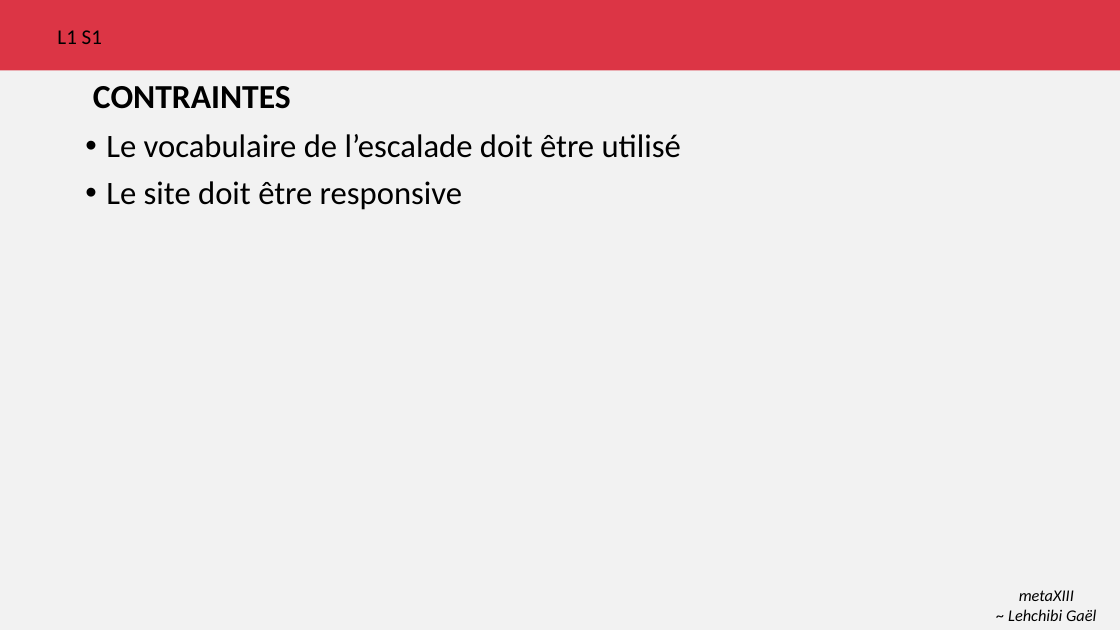
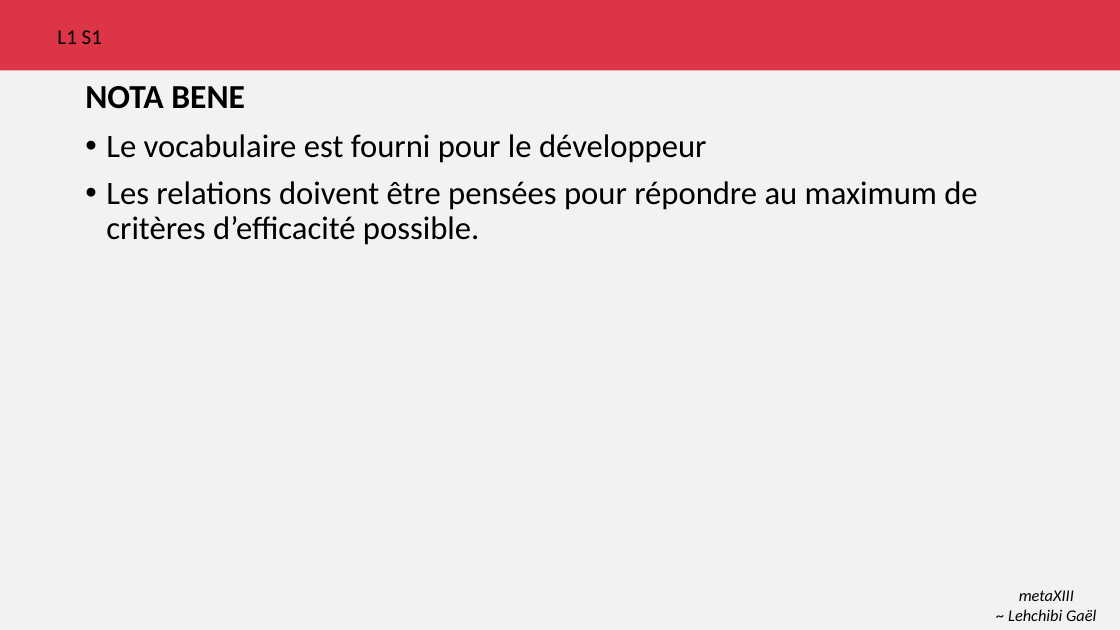
Before and after one commit to metaXIII/OC-java-P6, a slide deck: slide 8 of agile/Lot 1/Sprint 2/escalade.pptx (slide 12 before the commit). Drawn at 1120x630 pixels with LibreOffice and Linux fonts; fonts in the diff are those of the drawing. Boxes give left, top, right and bottom in pixels: in the first picture for what was removed or moved away, otherwise in the second. Text is boxed around its words. In the diff, an @@ line names an element or a change of style, - is before the commit and + after.

```diff
--- a/agile/Lot 1/Sprint 2/escalade.pptx
+++ b/agile/Lot 1/Sprint 2/escalade.pptx
@@ title at (85,86,245,109): text changed @@
-CONTRAINTES
+NOTA BENE
@@ text at (106,134,977,245): text changed @@
-• Le vocabulaire de l’escalade doit être utilisé
-• Le site doit être responsive
+• Le vocabulaire est fourni pour le développeur
+• Les relations doivent être pensées pour répondre au maximum de critères d’efficacité possible.
```
Also in this commit, not shown: 3 other slides changed, 2 slides added, 6 slides removed, 1 other file.
